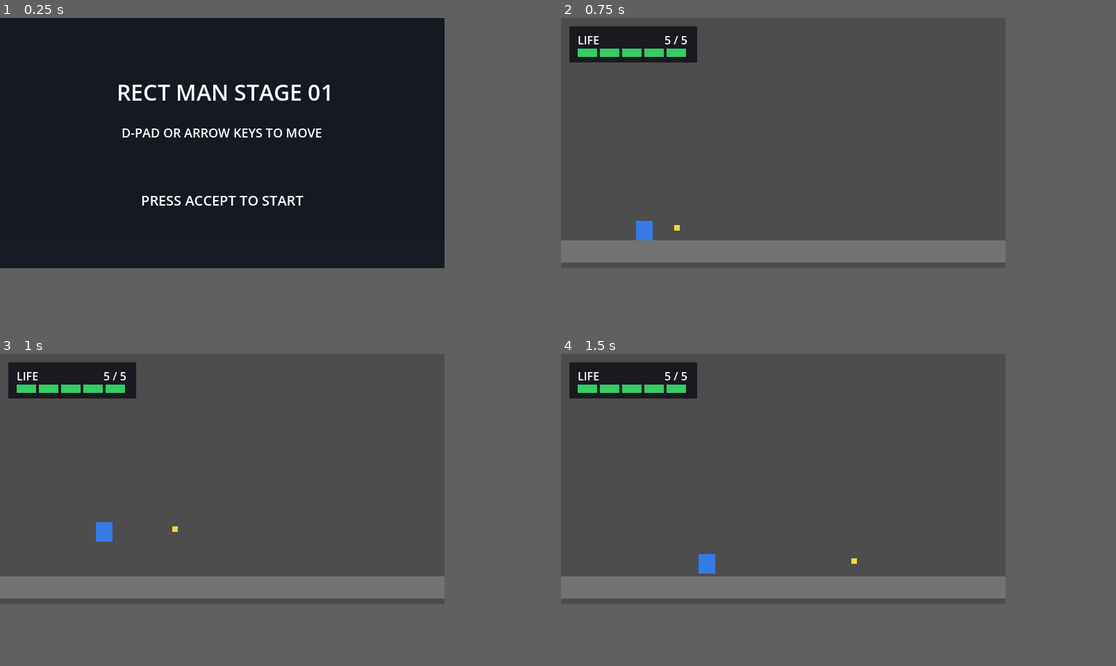
Above: before the commit, frames 1-4 (two rows, left to right).
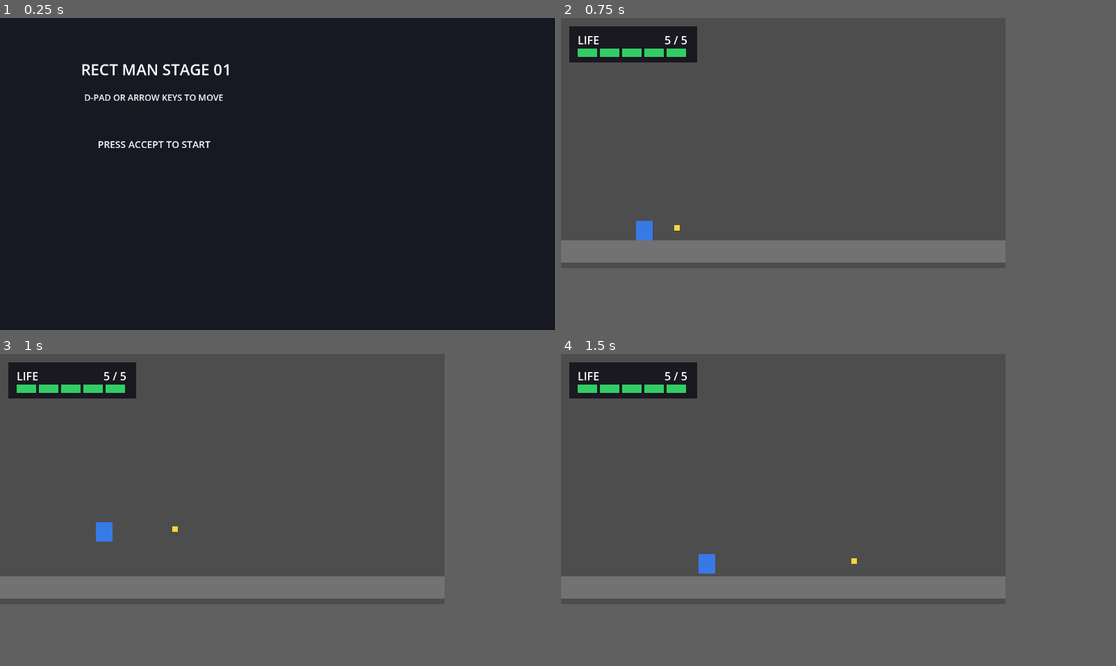
Above: after the commit, the same moments.

Repository: goenc/game-action-rockman-test
Game: Godot game, scene res://scenes/title_main.tscn
The game is run twice, just before and just after one commit, with the same random seed, the same clock (stepped at 60 frames per second) and the same inputs. Before the commit the project starts from res://scenes/main.tscn.
Inputs (mouse positions are in pixels of both pictures, inside the frame that each line leads up to):
- Up to frame 1 (0.25 s): no input
- Up to frame 2 (0.75 s): tap Enter (ui_accept) at 0.5 s; move the mouse to (882, 130) at 0.52 s; hold Right (move_right) from 0.53 s (still down); tap X (shoot) at 0.6 s; click (882, 130) at 0.67 s
- Up to frame 3 (1 s): keep holding Right (move_right); tap Z (jump) at 0.77 s; tap Enter (ui_accept) at 0.8 s
- Up to frame 4 (1.5 s): keep holding Right (move_right); tap Z (jump) at 1.07 s; move the mouse to (694, 491) at 1.27 s; tap Enter (ui_accept) at 1.35 s; click (694, 491) at 1.42 s
In our replay, in frame 1 the window is 640x360 before the commit and 799x449 after it. These sizes can differ from the game's own. Grey fills any space a smaller window leaves; there, only what the larger window draws over its background counts as a difference.

The runs differ from the first frame. In frame 1, 2.6% of the frame differs, in the area x 14-60%, y 14-61%; in frame 2, nothing differs; in frame 3, nothing differs; in frame 4, nothing differs.

Commit message:
タイトル専用シーン分離とデバッグUI調整
・タイトル画面を本編シーンから分離し起動専用シーン経由で main.tscn へ遷移する構成に変更
・main.tscn から Title ノードと GameManager のタイトル状態依存を除去しクリア後はタイトル専用シーンへ戻るよう変更
・既存の DebugWindow 系シーン調整差分を同一コミットに含めた
・tools/run.ps1 を Godot 4.6.1 で実行し起動エラーが出ないことを確認

Diff:
--- a/debug/DebugLogWindow.tscn
+++ b/debug/DebugLogWindow.tscn
@@ -1,18 +1,16 @@
-[gd_scene format=4]
+[gd_scene format=3 uid="uid://cdw4mv3qked0k"]
 
-[ext_resource type="Script" path="res://debug/DebugLogWindow.gd" id="1_window_script"]
+[ext_resource type="Script" uid="uid://cdil0yk1e4fie" path="res://debug/DebugLogWindow.gd" id="1_window_script"]
 [ext_resource type="PackedScene" path="res://debug/panels/DebugLogPanel.tscn" id="2_log_panel"]
 
-[node name="DebugLogWindow" type="Window"]
+[node name="DebugLogWindow" type="Window" unique_id=856244544]
+oversampling_override = 1.0
 title = "Input Log"
 initial_position = 2
 size = Vector2i(420, 160)
+wrap_controls = true
 min_size = Vector2i(360, 140)
-wrap_controls = true
 script = ExtResource("1_window_script")
 
-[node name="DebugLogPanel" parent="." instance=ExtResource("2_log_panel")]
-anchor_left = 0.0
-anchor_top = 0.0
-anchor_right = 0.0
-anchor_bottom = 0.0
+[node name="DebugLogPanel" parent="." unique_id=2133867632 instance=ExtResource("2_log_panel")]
+layout_mode = 3
--- a/debug/DebugWindow.tscn
+++ b/debug/DebugWindow.tscn
@@ -1,18 +1,14 @@
-[gd_scene format=4]
+[gd_scene format=3 uid="uid://dusoncc1bm0qo"]
 
-[ext_resource type="Script" path="res://debug/DebugWindow.gd" id="1_window_script"]
-[ext_resource type="PackedScene" path="res://debug/panels/DebugInputPanel.tscn" id="2_input_panel"]
+[ext_resource type="Script" uid="uid://cajx5lsxoq4su" path="res://debug/DebugWindow.gd" id="1_window_script"]
+[ext_resource type="PackedScene" uid="uid://dwdjjpo008erb" path="res://debug/panels/DebugInputPanel.tscn" id="2_input_panel"]
 
-[node name="DebugWindow" type="Window"]
+[node name="DebugWindow" type="Window" unique_id=378167538]
+oversampling_override = 1.0
 title = "Input Debugger"
 initial_position = 2
-size = Vector2i(980, 340)
-min_size = Vector2i(840, 300)
+size = Vector2i(500, 150)
 wrap_controls = true
 script = ExtResource("1_window_script")
 
-[node name="DebugInputPanel" parent="." instance=ExtResource("2_input_panel")]
-anchor_left = 0.0
-anchor_top = 0.0
-anchor_right = 0.0
-anchor_bottom = 0.0
+[node name="DebugInputPanel" parent="." unique_id=1110585034 instance=ExtResource("2_input_panel")]
--- a/debug/panels/DebugInputPanel.tscn
+++ b/debug/panels/DebugInputPanel.tscn
@@ -1,8 +1,9 @@
-[gd_scene format=4]
+[gd_scene format=3 uid="uid://dwdjjpo008erb"]
 
-[ext_resource type="Script" path="res://debug/panels/DebugInputPanel.gd" id="1_panel_script"]
+[ext_resource type="Script" uid="uid://cxi0eeuj42aws" path="res://debug/panels/DebugInputPanel.gd" id="1_panel_script"]
 
-[node name="DebugInputPanel" type="Control"]
+[node name="DebugInputPanel" type="Control" unique_id=1134805185]
+layout_mode = 3
 anchors_preset = 15
 anchor_right = 1.0
 anchor_bottom = 1.0
@@ -12,43 +13,47 @@
 mouse_filter = 2
 script = ExtResource("1_panel_script")
 
-[node name="InputGroup" type="Control" parent="."]
-anchors_preset = 15
+[node name="InputGroup" type="Control" parent="." unique_id=855474650]
+anchors_preset = 0
 anchor_right = 1.0
 anchor_bottom = 1.0
-grow_horizontal = 2
-grow_vertical = 2
 offset_left = 12.0
 offset_top = 12.0
 offset_right = -12.0
 offset_bottom = -12.0
+grow_horizontal = 2
+grow_vertical = 2
 
-[node name="CurrentInputLabel" type="Label" parent="InputGroup"]
+[node name="CurrentInputLabel" type="Label" parent="InputGroup" unique_id=1899402556]
+layout_mode = 0
 offset_right = 640.0
 offset_bottom = 38.0
-mouse_filter = 2
 theme_override_font_sizes/font_size = 30
 text = "入力 : なし"
 autowrap_mode = 3
-clip_text = false
 
-[node name="InputLogButton" type="Button" parent="InputGroup"]
+[node name="InputLogButton" type="Button" parent="InputGroup" unique_id=14984326]
+custom_minimum_size = Vector2(140, 0)
+layout_mode = 1
+anchors_preset = 1
 anchor_left = 1.0
 anchor_right = 1.0
-offset_left = -152.0
-offset_top = 6.0
-offset_right = -12.0
-offset_bottom = 42.0
-custom_minimum_size = Vector2(140, 0)
+offset_left = -137.0
+offset_top = -4.0
+offset_right = 3.0
+offset_bottom = 32.0
+grow_horizontal = 0
 text = "入力ログ表示"
 
-[node name="PressCountLabel" type="Label" parent="InputGroup"]
+[node name="PressCountLabel" type="Label" parent="InputGroup" unique_id=1009842628]
+layout_mode = 0
 offset_top = 56.0
 offset_right = 460.0
 offset_bottom = 82.0
 text = "同時押し数 : 0"
 
-[node name="PressedKeysLabel" type="Label" parent="InputGroup"]
+[node name="PressedKeysLabel" type="Label" parent="InputGroup" unique_id=305203520]
+layout_mode = 0
 offset_top = 92.0
 offset_right = 860.0
 offset_bottom = 160.0
--- a/project.godot
+++ b/project.godot
@@ -11,7 +11,7 @@
 [application]
 
 config/name="game_action_rockman_test"
-run/main_scene="res://scenes/main.tscn"
+run/main_scene="res://scenes/title_main.tscn"
 config/features=PackedStringArray("4.6", "Forward Plus")
 config/icon="res://icon.svg"
 
--- a/scenes/main.tscn
+++ b/scenes/main.tscn
@@ -3,7 +3,6 @@
 [ext_resource type="Script" uid="uid://b45pt8fvu10bi" path="res://scripts/game/game_manager.gd" id="1_game_manager"]
 [ext_resource type="PackedScene" path="res://scenes/player/player.tscn" id="2_player_scene"]
 [ext_resource type="TileSet" uid="uid://q6bd0ui06wdq" path="res://scenes/ground_tileset.tres" id="3_0ld40"]
-[ext_resource type="PackedScene" path="res://scenes/ui/title.tscn" id="3_title_scene"]
 [ext_resource type="PackedScene" path="res://scenes/ui/hud.tscn" id="4_hud_scene"]
 [ext_resource type="PackedScene" path="res://scenes/ui/clear.tscn" id="5_clear_scene"]
 [ext_resource type="PackedScene" path="res://scenes/enemy_walker.tscn" id="7_walker_scene"]
@@ -80,8 +79,6 @@
 
 [node name="Player" parent="." unique_id=628198543 instance=ExtResource("2_player_scene")]
 
-[node name="Title" parent="." unique_id=844566394 instance=ExtResource("3_title_scene")]
-
 [node name="Hud" parent="." unique_id=873235544 instance=ExtResource("4_hud_scene")]
 
 [node name="Clear" parent="." unique_id=19522033 instance=ExtResource("5_clear_scene")]
--- /dev/null
+++ b/scenes/title_main.tscn
@@ -0,0 +1,9 @@
+[gd_scene load_steps=3 format=4]
+
+[ext_resource type="Script" path="res://scripts/ui/title_main.gd" id="1_title_main_script"]
+[ext_resource type="PackedScene" path="res://scenes/ui/title.tscn" id="2_title_scene"]
+
+[node name="TitleMain" type="Node"]
+script = ExtResource("1_title_main_script")
+
+[node name="Title" parent="." instance=ExtResource("2_title_scene")]
--- a/scripts/game/game_manager.gd
+++ b/scripts/game/game_manager.gd
@@ -2,19 +2,18 @@
 class_name GameManager
 
 const CONFIG_PATH := "res://data/config/game_config.json"
+const TITLE_SCENE_PATH := "res://scenes/title_main.tscn"
 
 enum GameState {
-	TITLE,
 	PLAYING,
 	CLEAR,
 }
 
-var game_state: GameState = GameState.TITLE
+var game_state: GameState = GameState.PLAYING
 var game_config: Dictionary = {}
 
 @onready var stage = $Stage
 @onready var player = $Player
-@onready var title_screen = $Title
 @onready var hud = $Hud
 @onready var clear_screen = $Clear
 
@@ -28,13 +27,12 @@
 	stage.attach_player(player)
 	player.setup(self, game_config)
 	hud.setup(game_config)
-	title_screen.setup(game_config)
 	clear_screen.setup(game_config)
 	stage.boss_defeated.connect(_on_boss_defeated)
 	stage.player_out_of_bounds.connect(_on_player_out_of_bounds)
 	player.life_changed.connect(_on_player_life_changed)
 	player.defeated.connect(_on_player_defeated)
-	_show_title()
+	_start_game()
 
 
 func _unhandled_input(_event: InputEvent) -> void:
@@ -44,10 +42,9 @@
 		return
 	if get_tree().paused:
 		return
-	if game_state == GameState.TITLE and Input.is_action_just_pressed("ui_accept"):
-		_start_game()
-	elif game_state == GameState.CLEAR and Input.is_action_just_pressed("ui_accept"):
-		_show_title()
+	if game_state == GameState.CLEAR and Input.is_action_just_pressed("ui_accept"):
+		get_tree().paused = false
+		get_tree().change_scene_to_file(TITLE_SCENE_PATH)
 
 
 func get_stage():
@@ -56,18 +53,6 @@
 
 func is_gameplay_active() -> bool:
 	return game_state == GameState.PLAYING and !get_tree().paused
-
-
-func _show_title() -> void:
-	game_state = GameState.TITLE
-	get_tree().paused = false
-	stage.set_gameplay_active(false)
-	player.set_gameplay_active(false)
-	player.hide()
-	title_screen.set_active(true)
-	clear_screen.set_active(false)
-	hud.set_active(false)
-	hud.set_paused(false)
 
 
 func _start_game() -> void:
@@ -79,7 +64,6 @@
 	player.show()
 	player.set_gameplay_active(true)
 	stage.set_gameplay_active(true)
-	title_screen.set_active(false)
 	clear_screen.set_active(false)
 	hud.set_active(true)
 	hud.set_paused(false)
@@ -93,6 +77,7 @@
 	player.set_gameplay_active(false)
 	clear_screen.set_active(true)
 	hud.set_active(false)
+	hud.set_paused(false)
 
 
 func _restart_stage() -> void:
@@ -156,13 +141,13 @@
 		InputMap.action_add_event(action_name, event)
 
 
-func _key_event(keycode: int) -> InputEventKey:
+func _key_event(keycode: Key) -> InputEventKey:
 	var event := InputEventKey.new()
 	event.physical_keycode = keycode
 	return event
 
 
-func _joypad_button(button_index: int) -> InputEventJoypadButton:
+func _joypad_button(button_index: JoyButton) -> InputEventJoypadButton:
 	var event := InputEventJoypadButton.new()
 	event.button_index = button_index
 	return event
--- /dev/null
+++ b/scripts/ui/title_main.gd
@@ -0,0 +1,48 @@
+extends Node
+
+const MAIN_SCENE_PATH := "res://scenes/main.tscn"
+
+@onready var title_screen: TitleScreen = $Title
+
+
+func _ready() -> void:
+	process_mode = Node.PROCESS_MODE_ALWAYS
+	get_tree().paused = false
+	_register_input_map()
+	title_screen.setup({})
+
+
+func _unhandled_input(_event: InputEvent) -> void:
+	if Input.is_action_just_pressed("ui_accept"):
+		get_tree().change_scene_to_file(MAIN_SCENE_PATH)
+
+
+func _register_input_map() -> void:
+	_ensure_action("move_left", [_key_event(KEY_LEFT), _key_event(KEY_A), _joypad_button(JOY_BUTTON_DPAD_LEFT)])
+	_ensure_action("move_right", [_key_event(KEY_RIGHT), _key_event(KEY_D), _joypad_button(JOY_BUTTON_DPAD_RIGHT)])
+	_ensure_action("jump", [_key_event(KEY_Z), _key_event(KEY_SPACE), _joypad_button(JOY_BUTTON_B)])
+	_ensure_action("shoot", [_key_event(KEY_X), _key_event(KEY_C), _joypad_button(JOY_BUTTON_Y)])
+	_ensure_action("ui_accept", [_key_event(KEY_ENTER), _key_event(KEY_SPACE), _joypad_button(JOY_BUTTON_A), _joypad_button(JOY_BUTTON_START)])
+	_ensure_action("ui_cancel", [_key_event(KEY_ESCAPE), _joypad_button(JOY_BUTTON_B), _joypad_button(JOY_BUTTON_BACK)])
+	_ensure_action("pause", [_key_event(KEY_P), _joypad_button(JOY_BUTTON_START)])
+
+
+func _ensure_action(action_name: String, events: Array[InputEvent]) -> void:
+	if !InputMap.has_action(action_name):
+		InputMap.add_action(action_name)
+	if !InputMap.action_get_events(action_name).is_empty():
+		return
+	for event in events:
+		InputMap.action_add_event(action_name, event)
+
+
+func _key_event(keycode: Key) -> InputEventKey:
+	var event := InputEventKey.new()
+	event.physical_keycode = keycode
+	return event
+
+
+func _joypad_button(button_index: JoyButton) -> InputEventJoypadButton:
+	var event := InputEventJoypadButton.new()
+	event.button_index = button_index
+	return event
Not shown, changed: runtime/commit_details.md
Not shown, changed: runtime/commit_message.md
